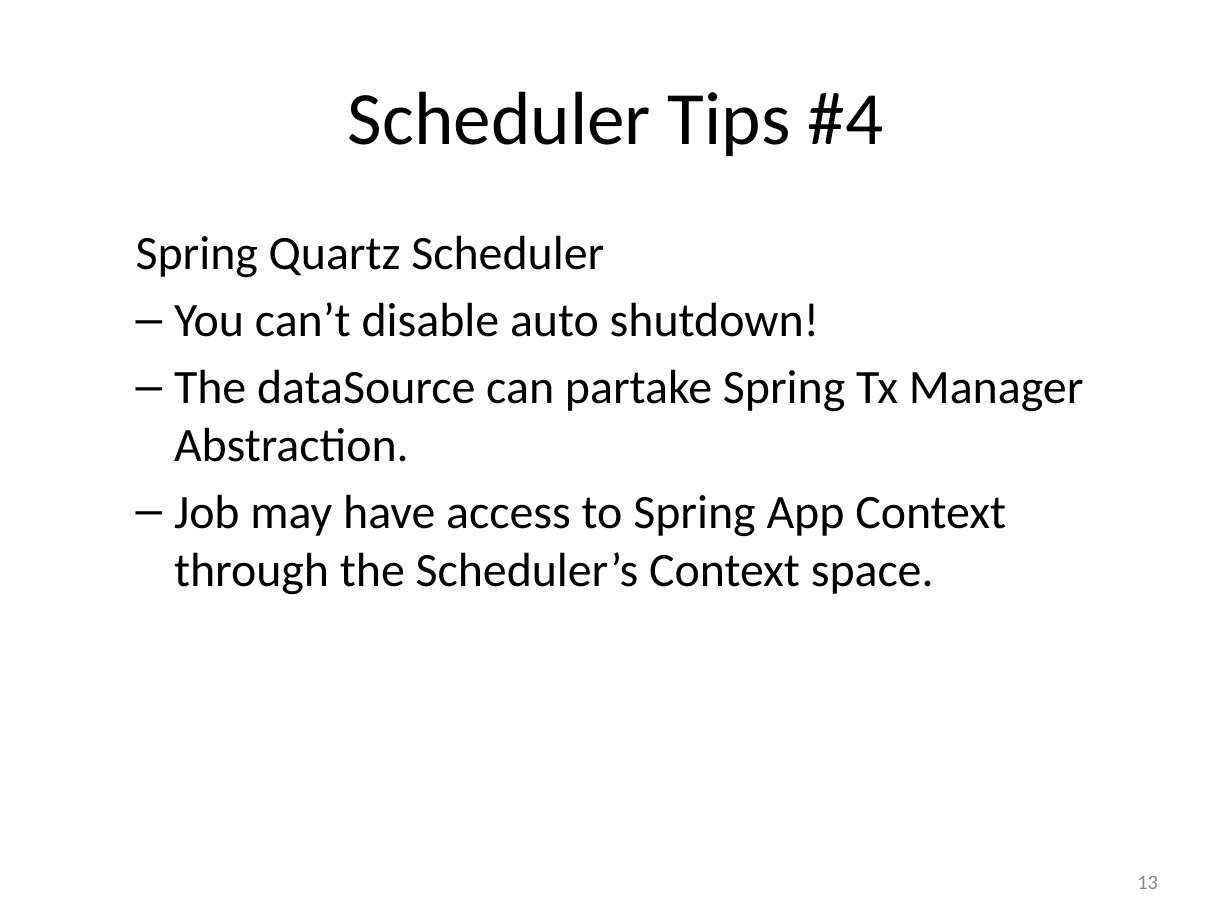
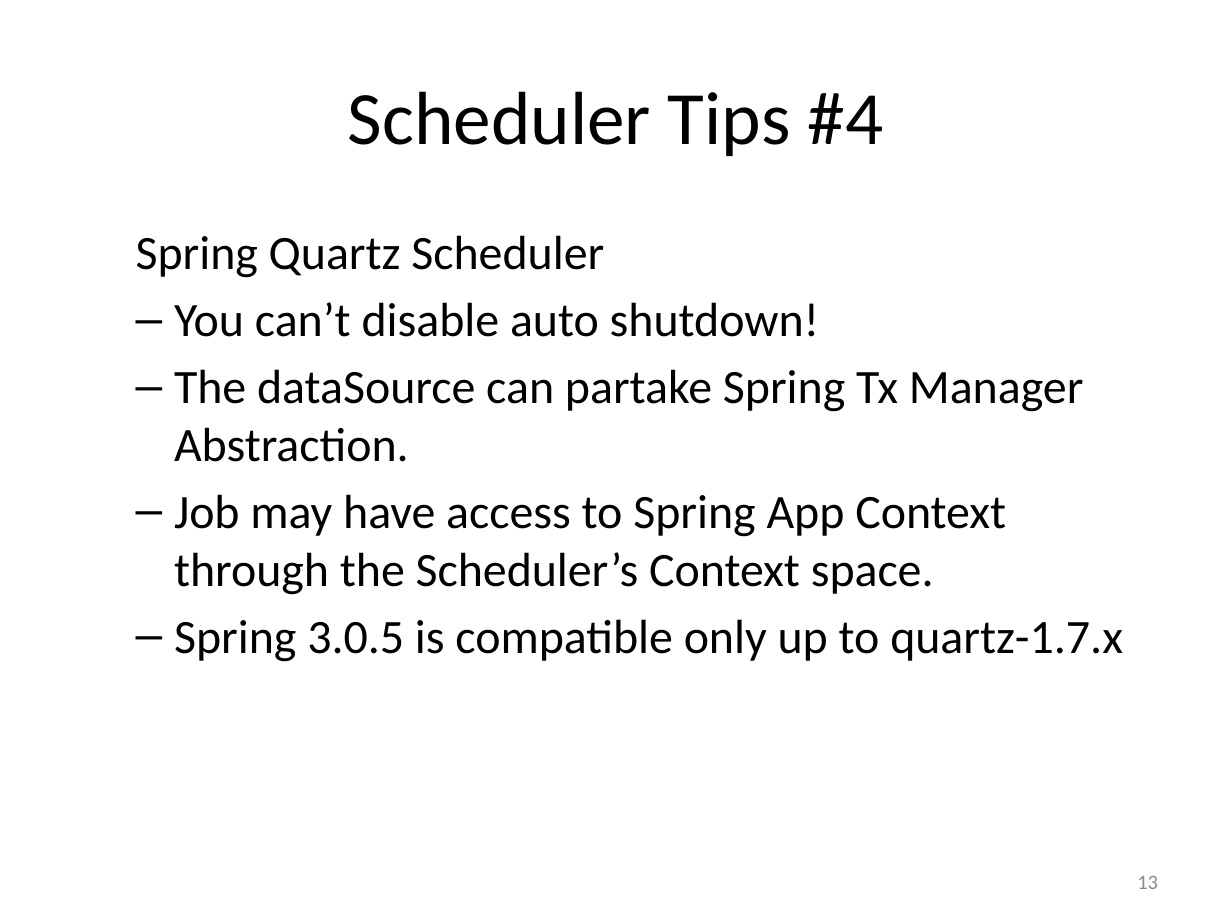
Before and after one commit to saltnlight5/myschedule.experiment, a slide deck: slide 13 of jug-quartz/JUG-QuartzScheduler.pptx. Drawn at 1232x924 pixels with LibreOffice and Linux fonts; fonts in the diff are those of the drawing. Boxes give left, top, right and bottom in pixels: in the first picture for what was removed or moved away, otherwise in the second. Text is boxed around its words. In the diff, an @@ line names an element or a change of style, - is before the commit and + after.

Commit message:
updated Spring datasource with quartz and got cluster example working.

```diff
--- a/jug-quartz/JUG-QuartzScheduler.pptx
+++ b/jug-quartz/JUG-QuartzScheduler.pptx
@@ text at (174,619,1123,662): paragraph added @@
+  – Spring 3.0.5 is compatible only up to quartz-1.7.x
```
Also in this commit, not shown: 1 other slide changed, 6 other files.
